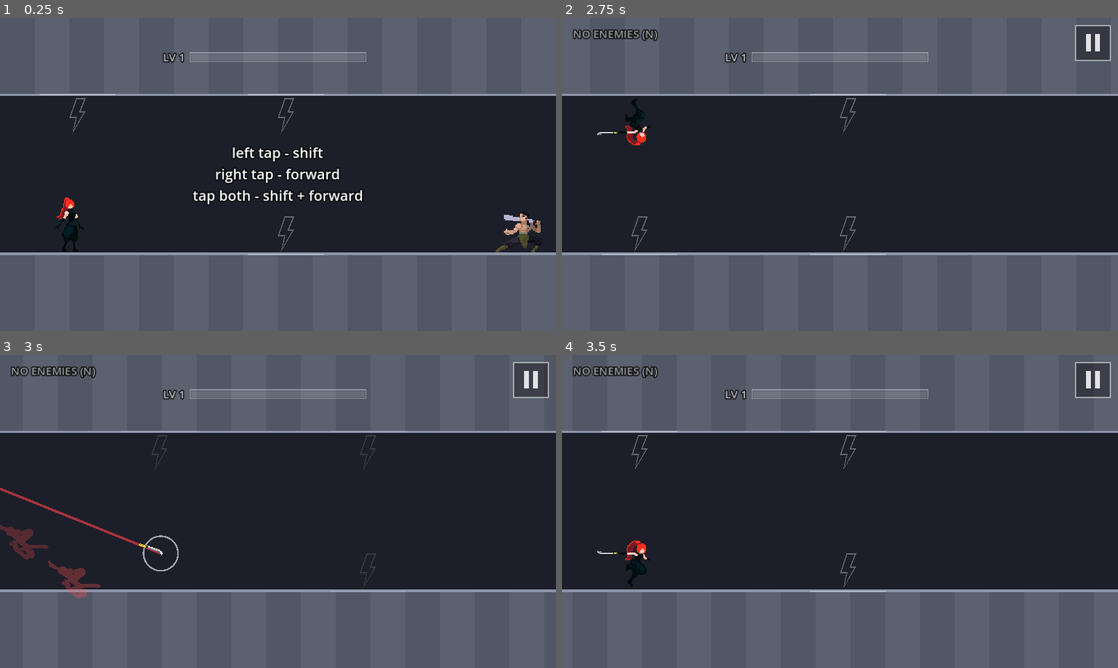
Above: before the commit, frames 1-4 (two rows, left to right).
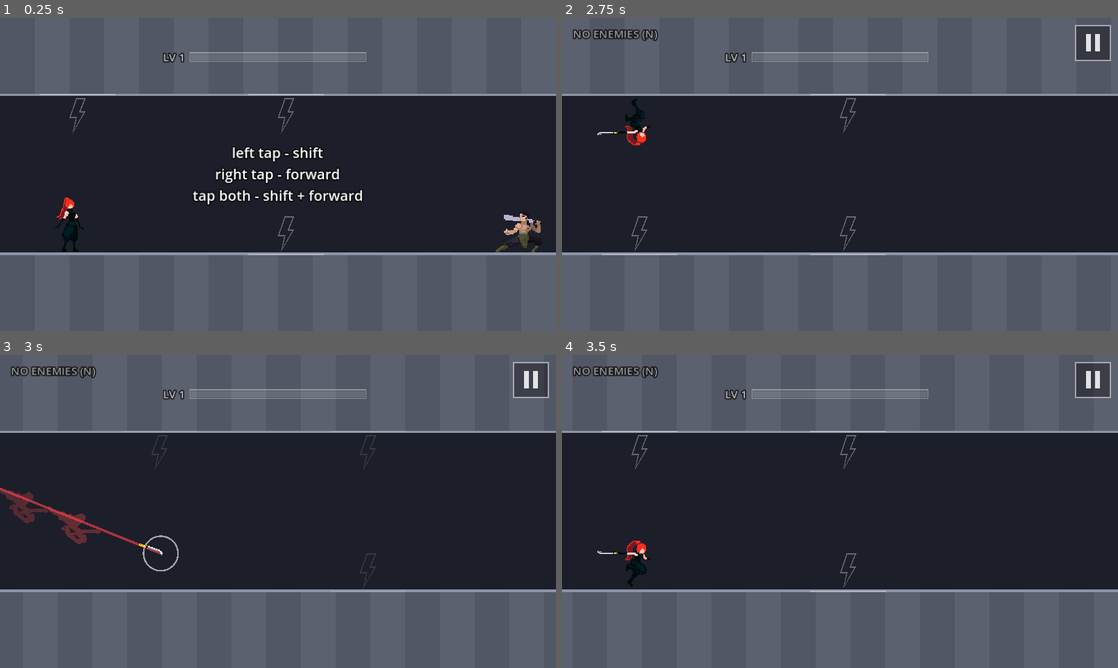
Above: after the commit, the same moments.

Repository: fredsbreads/game-off
Game: Godot game, scene res://scenes/main.tscn
Two runs of this game, one before a commit and one after it. Both use one fixed random seed, a clock stepped at 60 frames per second and the inputs below.
Inputs (mouse positions are in pixels of both pictures, inside the frame that each line leads up to):
- Up to frame 1 (0.25 s): no input
- Up to frame 2 (2.75 s): tap Enter at 0.5 s; move the mouse to (812, 237) at 0.52 s; hold J (tp_vertical) 0.53-1.28 s; hold K (tp_forward) 0.53-2.03 s; click (812, 237) at 0.67 s; move the mouse to (1006, 221) at 1.27 s; tap Shift at 1.35 s; move the mouse to (673, 127) at 2.02 s; tap N at 2.1 s
- Up to frame 3 (3 s): move the mouse to (305, 511) at 2.77 s; tap J (tp_vertical) at 2.85 s; click (305, 511) at 2.92 s
- Up to frame 4 (3.5 s): no input

Frames 1-2 are identical in both runs. In frame 3, 1.4% of the frame differs, in the area x 0-19%, y 43-78%; in frame 4, nothing differs.

Commit message:
Teleport afterimages follow the line (their sword hand on it)

Diff:
--- a/scripts/player.gd
+++ b/scripts/player.gd
@@ -265,8 +265,13 @@
 		var k := float(i) / (GHOST_TRAIL_COUNT + 1)
 		# Across: flips halfway. Diagonal: all keep the way she left.
 		var on_row := from_row if (k < 0.5 or diagonal) else row
+		# Forward and diagonal: each copy's sword sits on the teleport line
+		# (the line runs between the sword positions, not her feet).
+		var at := from_feet.lerp(to_feet, k)
+		if not vertical:
+			at = start.lerp(end, k) - sword_point(move, Vector2.ZERO, on_row)
 		# Nearer her = a bit stronger.
-		_ghost(tex, feet, from_feet.lerp(to_feet, k), on_row, GHOST_TRAIL_FILL, Color(0, 0, 0, 0),
+		_ghost(tex, feet, at, on_row, GHOST_TRAIL_FILL, Color(0, 0, 0, 0),
 			GHOST_TRAIL_LIFE, 0.4 + 0.6 * k)
 
 
